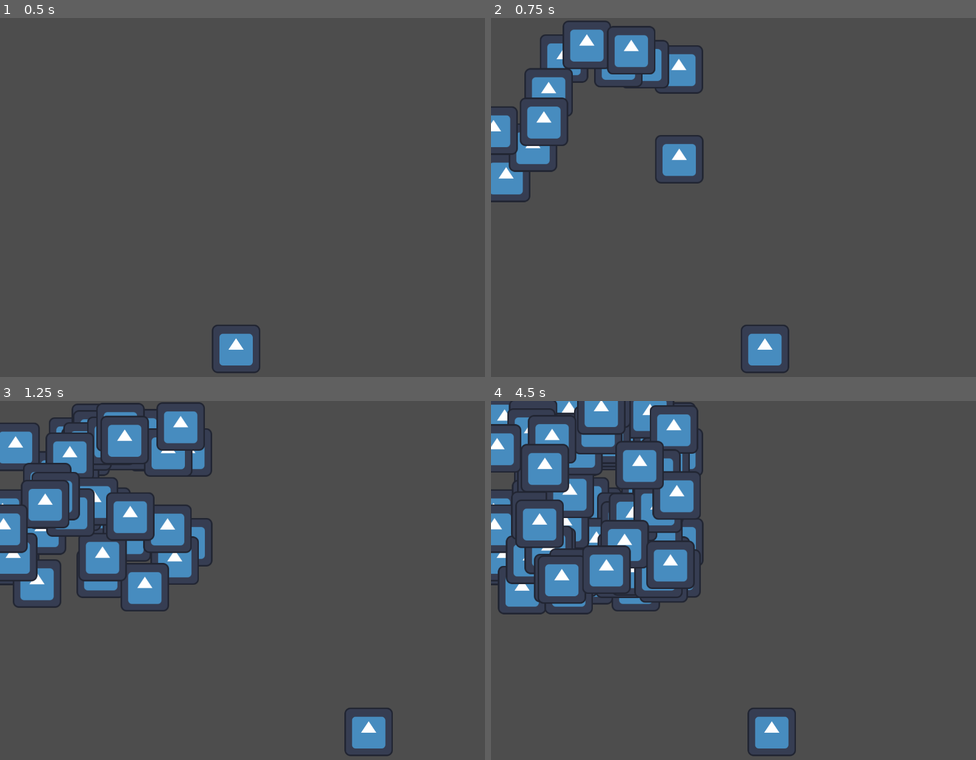
Above: before the commit, frames 1-4 (two rows, left to right).
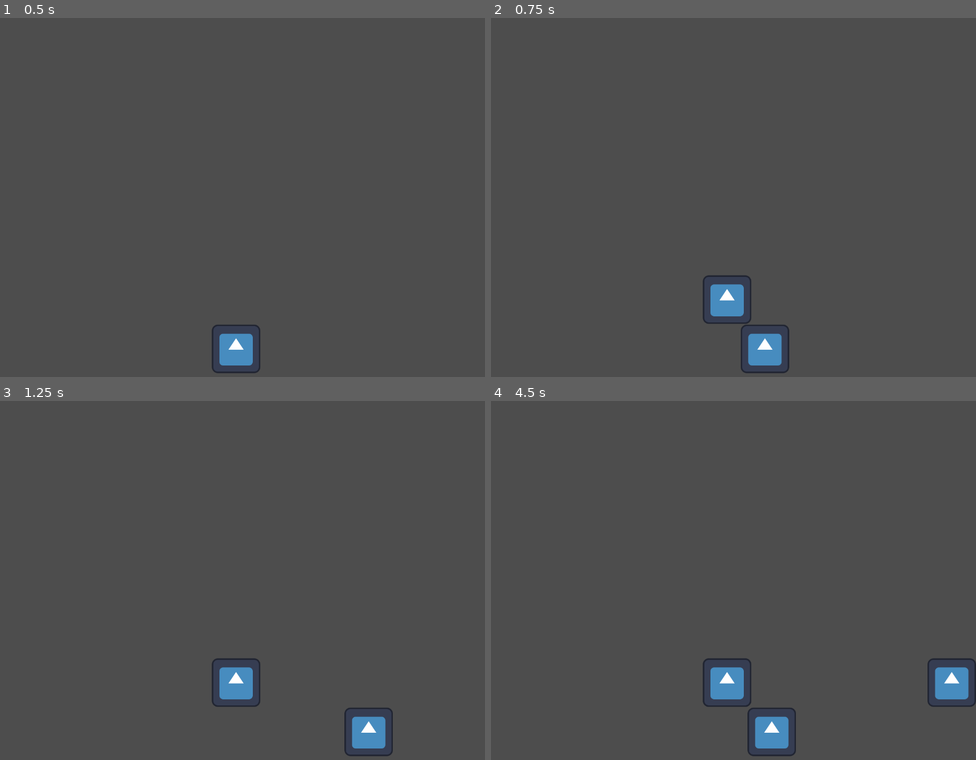
Above: after the commit, the same moments.

Repository: districtjackson/space-invaders
Game: Godot game, scene res://main.tscn
Two runs of this game, one before a commit and one after it. Both use one fixed random seed, a clock stepped at 60 frames per second and the inputs below. The engine's default icon, where the game draws it, is replaced by a stand-in: a white triangle on a blue panel in a dark square.
Inputs:
- Up to frame 1 (0.5 s): no input
- Up to frame 2 (0.75 s): tap Enter at 0.5 s; hold Right (right) from 0.53 s (still down); hold Space (shoot) from 0.53 s (still down)
- Up to frame 3 (1.25 s): keep holding Right (right); keep holding Space (shoot)
- Up to frame 4 (4.5 s): release Right (right) at 1.28 s; release Space (shoot) at 1.28 s; hold Left (left) 1.28-2.03 s; tap Space (shoot) at 1.35, 2.85, 3.5, 4.35 s; hold Space (shoot) 2.03-2.78 s; hold Right (right) 2.03-3.53 s; hold Space (shoot) 3.53-4.28 s; hold Left (left) from 3.53 s (still down)

Frame 1 is identical in both runs. In frame 2, 7.4% of the frame differs, in the area x 0-54%, y 0-86%; in frame 3, 13%; in frame 4, 16%, in the area x 0-100%, y 0-86%.

Commit message:
Player shooting expanded
08/03/23

Cooldown and bullet spawns in front of player

Diff:
--- a/Player.gd
+++ b/Player.gd
@@ -1,10 +1,12 @@
 extends Area2D
 
 @export var speed = 500
+@export var shoot_cooldown = 1000
 @export var projectile_scene: PackedScene
 
 var paddle_length
 var screen_size
+var last_shot = 0
 
 var rocket_sprite = load("res://icon.svg")
 
@@ -14,8 +16,9 @@
 	paddle_length = $CollisionShape2D.shape.size.x / 2
 
 func _process(delta):
-	if(Input.is_action_pressed("shoot")):
+	if(Input.is_action_pressed("shoot") && (Time.get_ticks_msec() - last_shot) > shoot_cooldown):
 		_shoot()
+		last_shot = Time.get_ticks_msec()
 
 	var velocity = Vector2.ZERO # Player's movement vector
 
@@ -30,5 +33,5 @@
 func _shoot():
 	var rocket = projectile_scene.instantiate()
 	rocket.get_child(0).texture = rocket_sprite
-	rocket.position = Vector2(randf_range(0, 500), randf_range(0, 500))
+	rocket.position = Vector2(position.x, position.y - 130)
 	get_parent().add_child(rocket)
